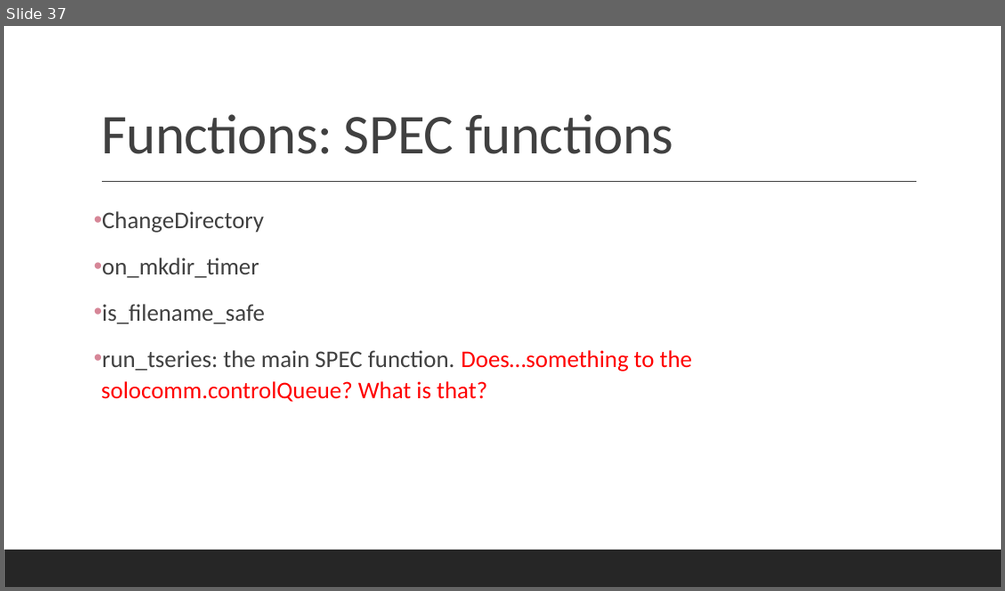
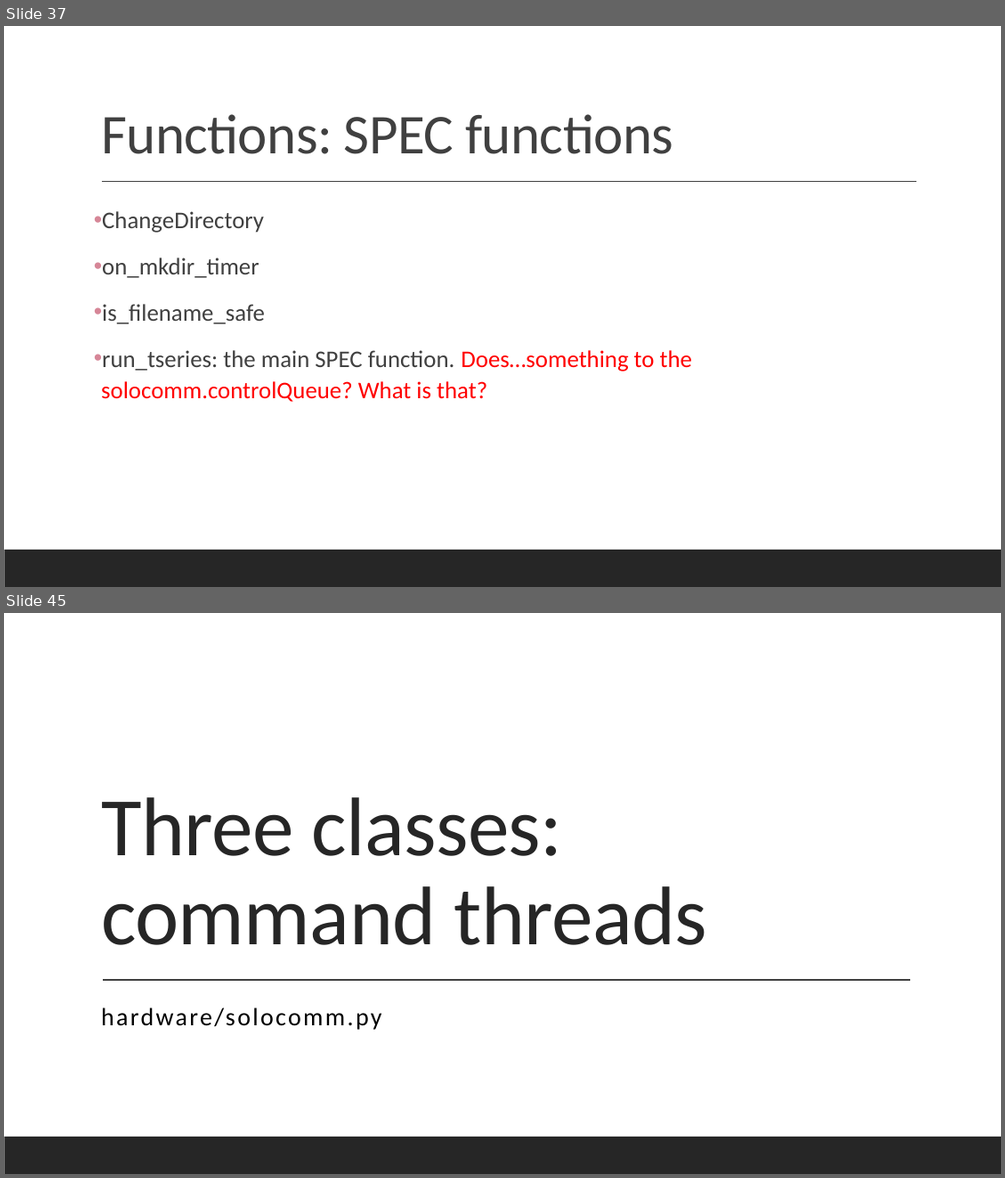
Before and after one commit to mathmauney/SAXSControl, a slide deck: Documentation.pptx. Shown one above the other, each under a label of ours: slide 37 before the commit, slides 37 and 45 after it; the slides between them are not shown. The pictures are 1005x591 and 1005x1178 pixels, drawn with LibreOffice and Linux fonts; fonts in the diff are those of the drawing. Boxes give left, top, right and bottom in pixels: in the first picture for what was removed or moved away, otherwise in the second. Text is boxed around its words. In the diff, an @@ line names an element or a change of style, - is before the commit and + after.

```diff
--- a/Documentation.pptx
+++ b/Documentation.pptx
@@ slide 45 added at (4,613,1001,1174), background #FFFFFF; not listed: 1 template element that a slide beside it also shows @@
@@ title added at (101,797,707,945), 80 pt, text #262626 @@
+Three classes: command threads
@@ line added from (103, 981) to (910, 981), #404040 1 pt @@
@@ text added at (101,1007,381,1030), 24 pt, text #000000 @@
+hardware/solocomm.py
```
Also in this commit, not shown: 1 slide changed, 15 other slides added, 1 slide removed, 2 other files.
